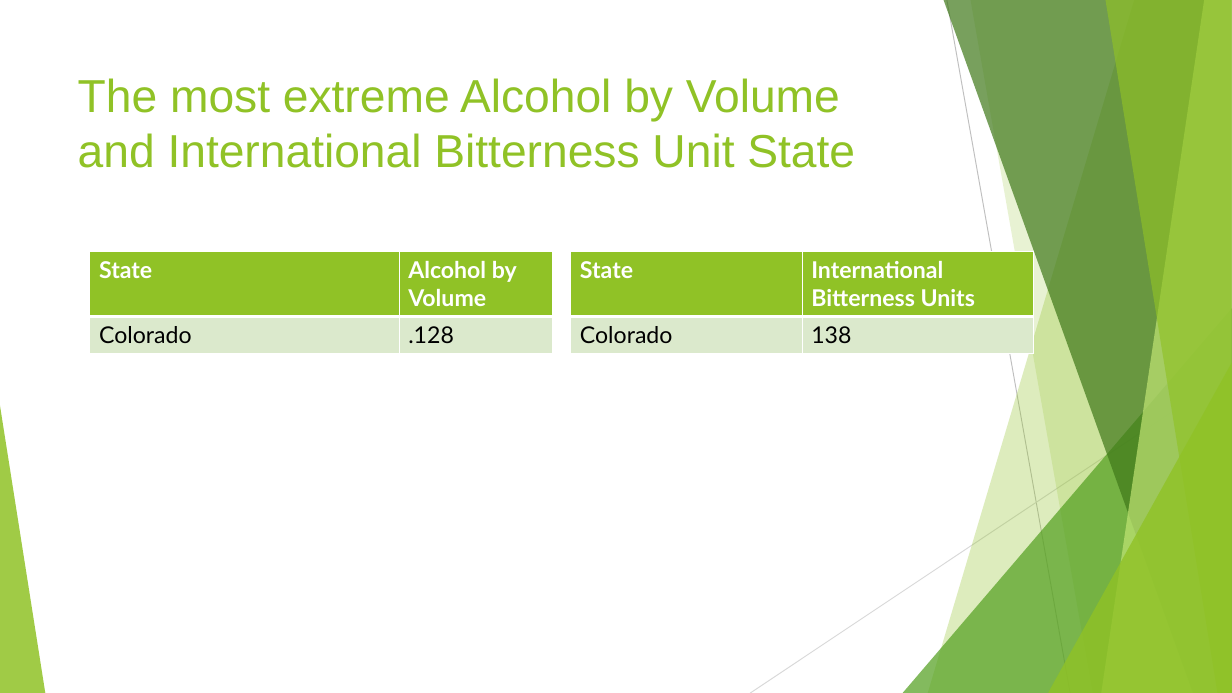
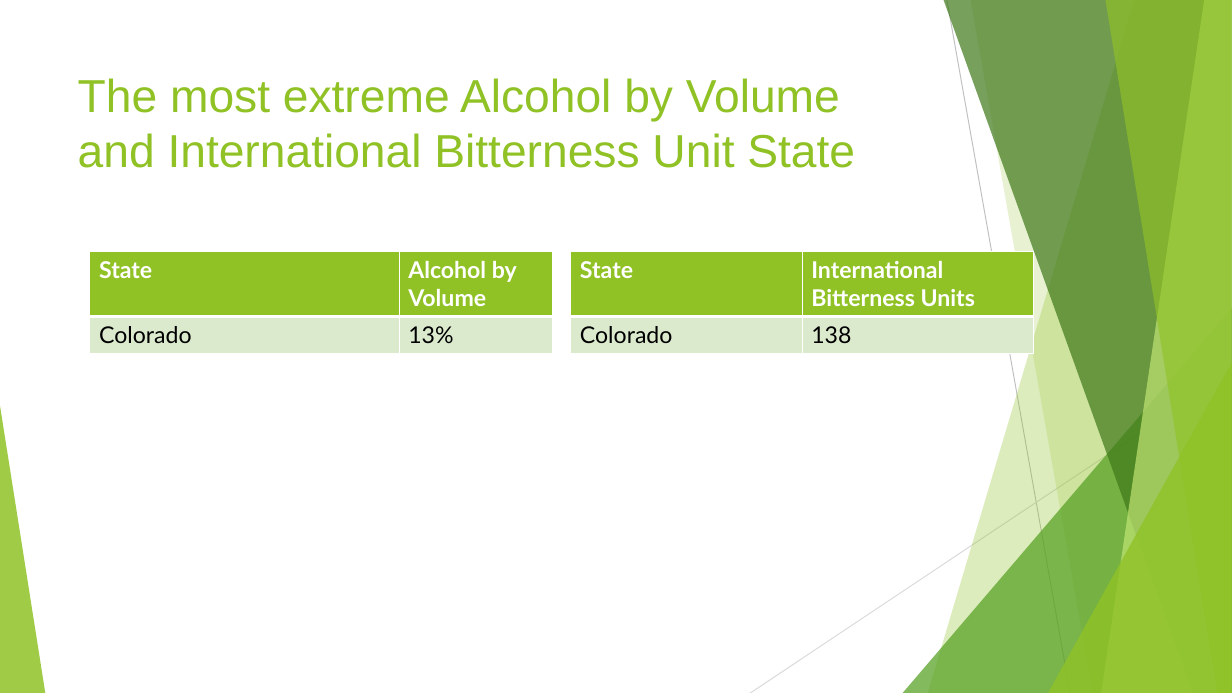
Before and after one commit to malcolmccarlson/DDS-CaseStudy1, a slide deck: slide 6 of MalcolmCarlsonBeerDataEDA.DDS6306.pptx (slide 5 before the commit). Drawn at 1232x693 pixels with LibreOffice and Linux fonts; fonts in the diff are those of the drawing. Boxes give left, top, right and bottom in pixels: in the first picture for what was removed or moved away, otherwise in the second. Text is boxed around its words. In the diff, an @@ line names an element or a change of style, - is before the commit and + after.

```diff
--- a/MalcolmCarlsonBeerDataEDA.DDS6306.pptx
+++ b/MalcolmCarlsonBeerDataEDA.DDS6306.pptx
@@ table at (90, 251, 553, 354) @@
-row 2, column 2: .128
+row 2, column 2: 13%
```
Also in this commit, not shown: 2 other slides changed, 3 slides added, 3 other files.
